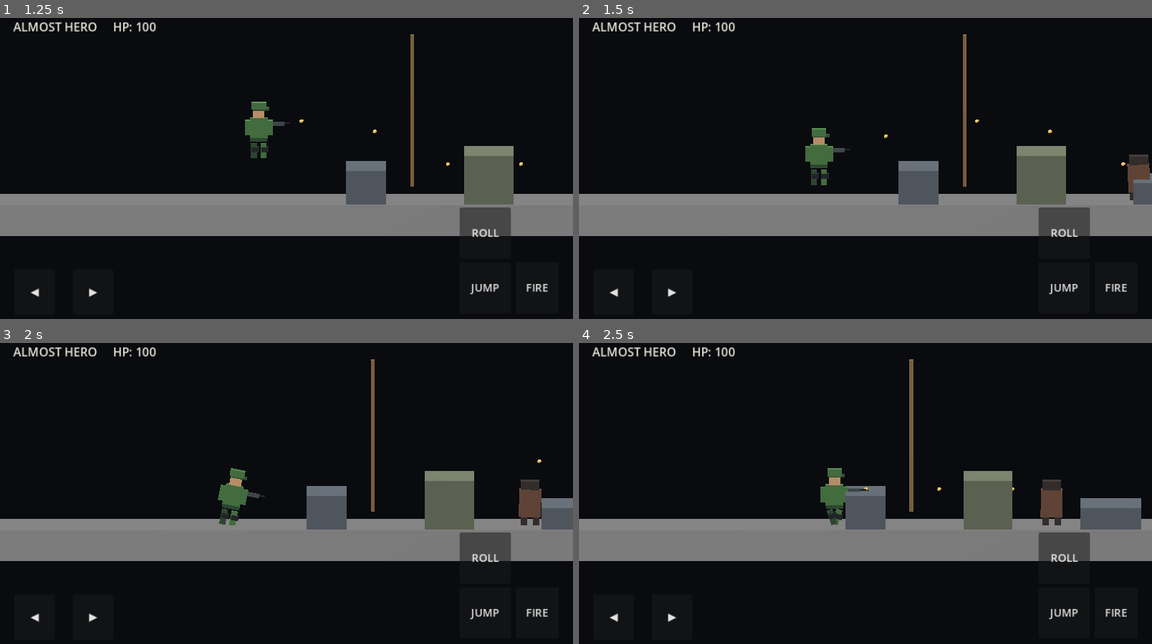
Above: before the commit, frames 1-4 (two rows, left to right).
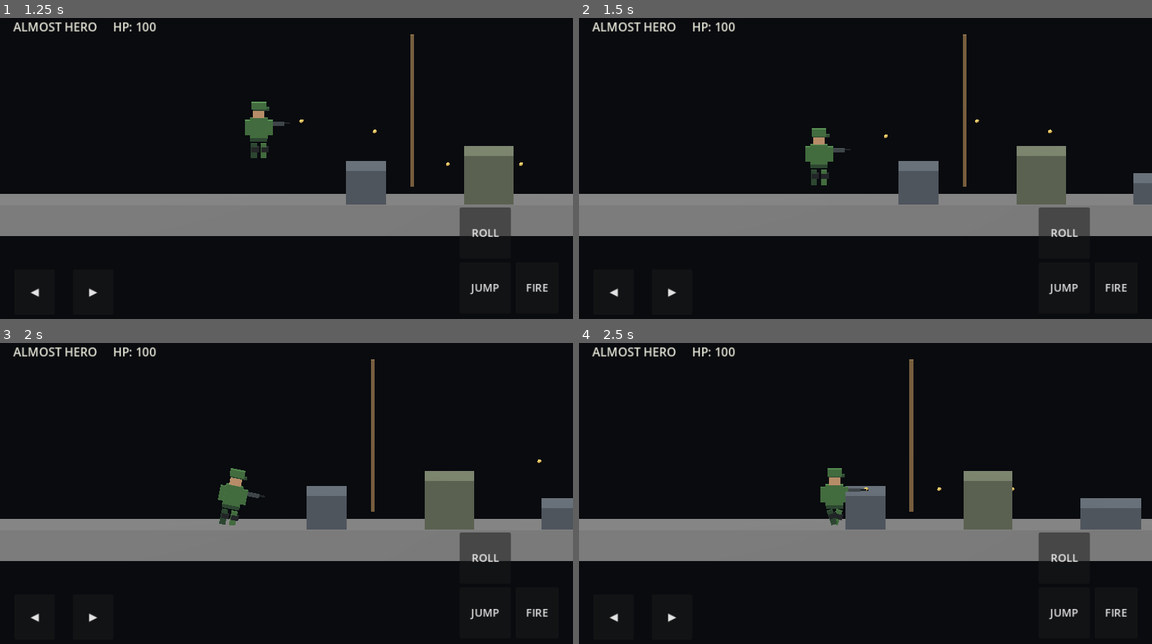
Above: after the commit, the same moments.

Repository: Nurullokhons/almost-hero-android
Game: Godot game, scene res://scenes/main.tscn
The game is run twice, just before and just after one commit, with the same random seed, the same clock (stepped at 60 frames per second) and the same inputs.
Inputs (mouse positions are in pixels of both pictures, inside the frame that each line leads up to):
- Up to frame 1 (1.25 s): move the mouse to (412, 153) at 0.52 s; hold D from 0.53 s (still down); hold Ctrl from 0.53 s (still down); click (412, 153) at 0.67 s; tap Space at 0.77 s
- Up to frame 2 (1.5 s): move the mouse to (750, 183) at 1.27 s; release D at 1.28 s; release Ctrl at 1.28 s; hold S from 1.28 s (still down); tap Ctrl at 1.35 s
- Up to frame 3 (2 s): keep holding S; tap Space at 1.52 s
- Up to frame 4 (2.5 s): move the mouse to (922, 421) at 2.02 s; release S at 2.03 s; hold D from 2.03 s (still down); hold Ctrl from 2.03 s (still down)

Frame 1 is identical in both runs. In frame 2, 0.4% of the frame differs, in the area x 94-100%, y 45-61%; in frame 3, 0.5%, in the area x 90-95%, y 45-61%; in frame 4, 0.5%.

Commit message:
Correct projectile hit height for enemy model

Diff:
--- a/game/scripts/player.gd
+++ b/game/scripts/player.gd
@@ -125,7 +125,7 @@
 			b.global_position.x += _bullet_dirs[i] * bullet_speed * delta
 			var hit_enemy := false
 			for enemy in get_tree().get_nodes_in_group("enemies"):
-				if is_instance_valid(enemy) and enemy.global_position.distance_to(b.global_position) < 0.8:
+				if is_instance_valid(enemy) and (enemy.global_position + Vector3(0, 1.0, 0)).distance_to(b.global_position) < 0.8:
 					enemy.take_damage(25)
 					hit_enemy = true
 					break
